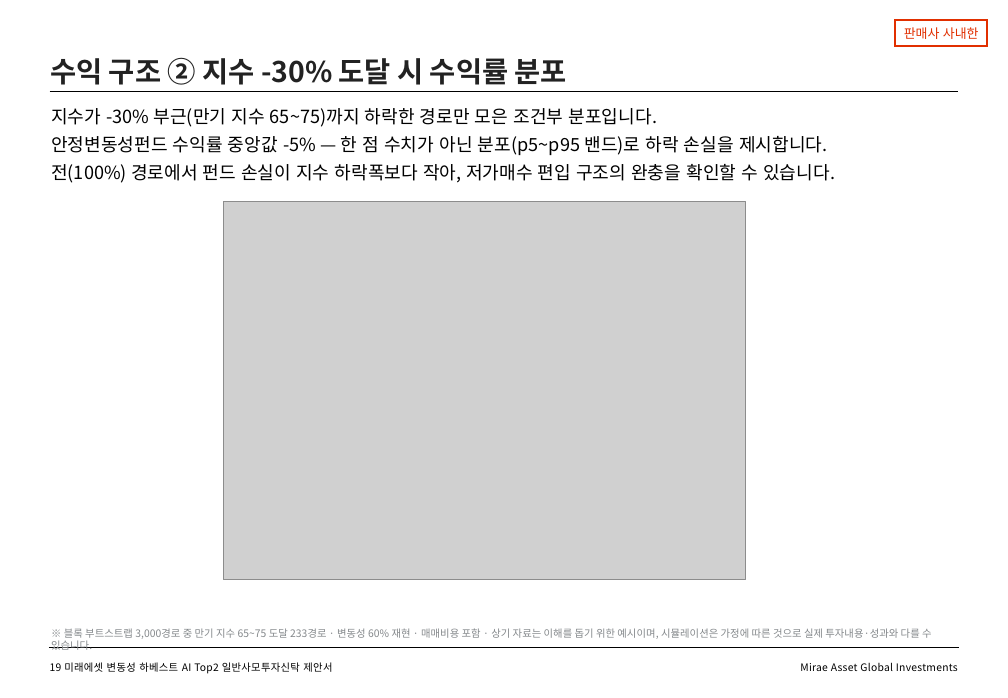
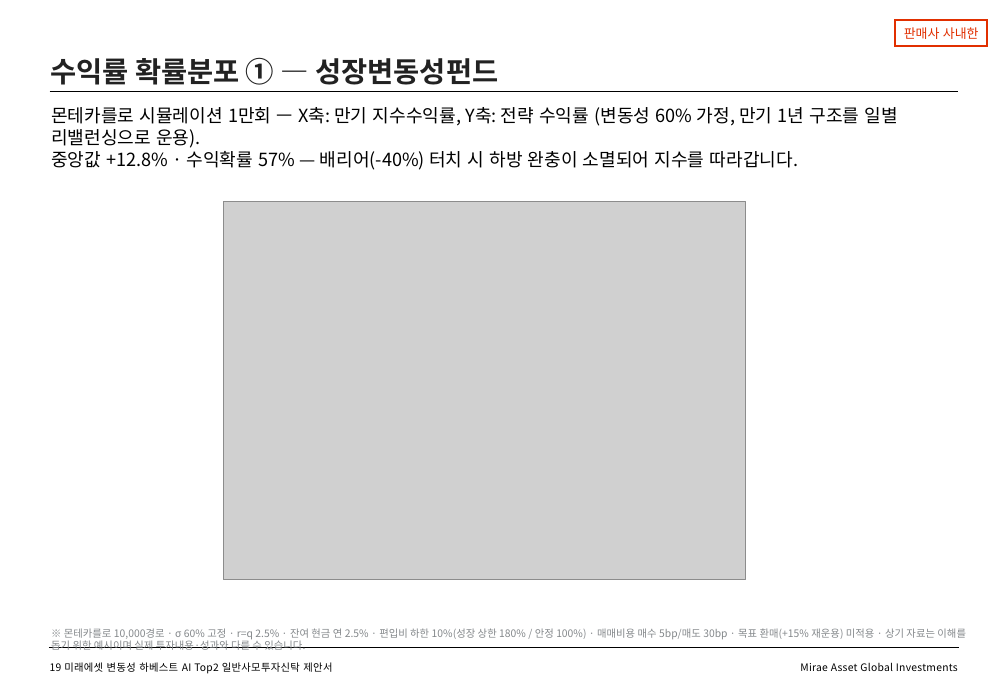
Before and after one commit to gamer383-bit/Volatility-Fund, a slide deck: slide 20 of 제안서/변동성하베스트_AITop2_제안서_v2_20260727.pptx. Drawn at 1008x698 pixels with LibreOffice and Linux fonts; fonts in the diff are those of the drawing; grey boxes stand for pictures. Boxes give left, top, right and bottom in pixels: in the first picture for what was removed or moved away, otherwise in the second. Text is boxed around its words. In the diff, an @@ line names an element or a change of style, - is before the commit and + after.

```diff
--- a/제안서/변동성하베스트_AITop2_제안서_v2_20260727.pptx
+++ b/제안서/변동성하베스트_AITop2_제안서_v2_20260727.pptx
@@ title at bbox=[50, 57, 499, 85]: text changed @@
-수익 구조 ② 지수 -30% 도달 시 수익률 분포
+수익률 확률분포 ① — 성장변동성펀드
@@ text at bbox=[51, 107, 897, 170]: text changed @@
-지수가 -30% 부근(만기 지수 65~75)까지 하락한 경로만 모은 조건부 분포입니다.
-안정변동성펀드 수익률 중앙값 -5% — 한 점 수치가 아닌 분포(p5~p95 밴드)로 하락 손실을 제시합니다.
-전(100%) 경로에서 펀드 손실이 지수 하락폭보다 작아, 저가매수 편입 구조의 완충을 확인할 수 있습니다.
+몬테카를로 시뮬레이션 1만회 — X축: 만기 지수수익률, Y축: 전략 수익률 (변동성 60% 가정, 만기 1년 구조를 일별 리밸런싱으로 운용).
+중앙값 +12.8% · 수익확률 57% — 배리어(-40%) 터치 시 하방 완충이 소멸되어 지수를 따라갑니다.
@@ text at bbox=[51, 628, 966, 650]: text changed @@
-※ 블록 부트스트랩 3,000경로 중 만기 지수 65~75 도달 233경로 · 변동성 60% 재현 · 매매비용 포함 · 상기 자료는 이해를 돕기 위한 예시이며, 시뮬레이션은 가정에 따른 것으로 실제 투자내용·성과와 다를 수 있습니다.
+※ 몬테카를로 10,000경로 · σ 60% 고정 · r=q 2.5% · 잔여 현금 연 2.5% · 편입비 하한 10%(성장 상한 180% / 안정 100%) · 매매비용 매수 5bp/매도 30bp · 목표 환매(+15% 재운용) 미적용 · 상기 자료는 이해를 돕기 위한 예시이며 실제 투자내용·성과와 다를 수 있습니다.
```
Also in this commit, not shown: 2 other slides changed, 1 slide added, 3 other files.
